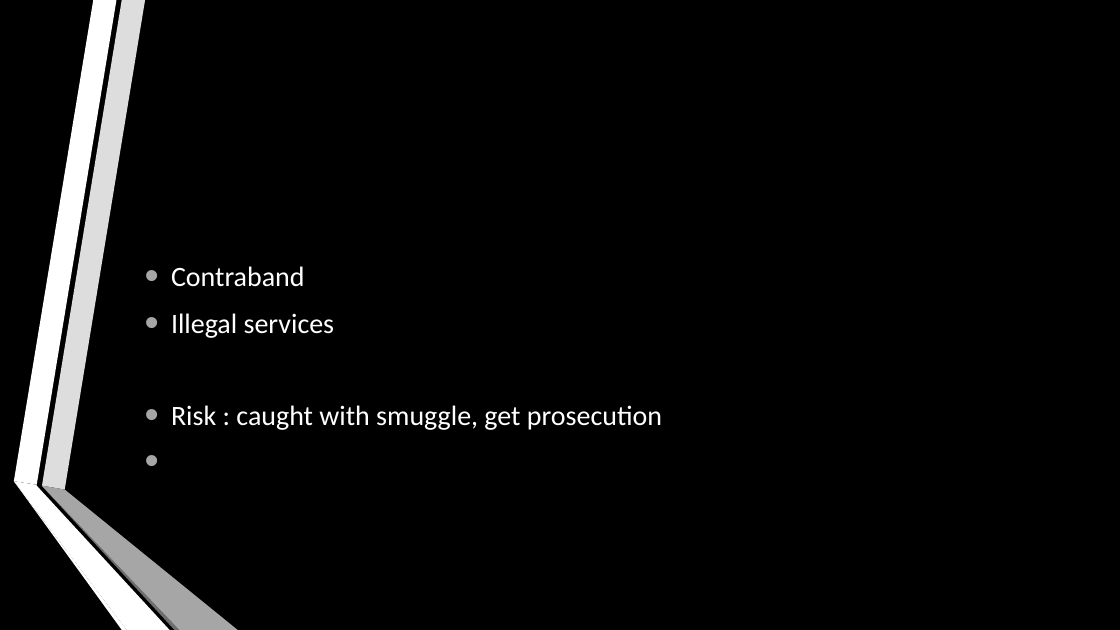
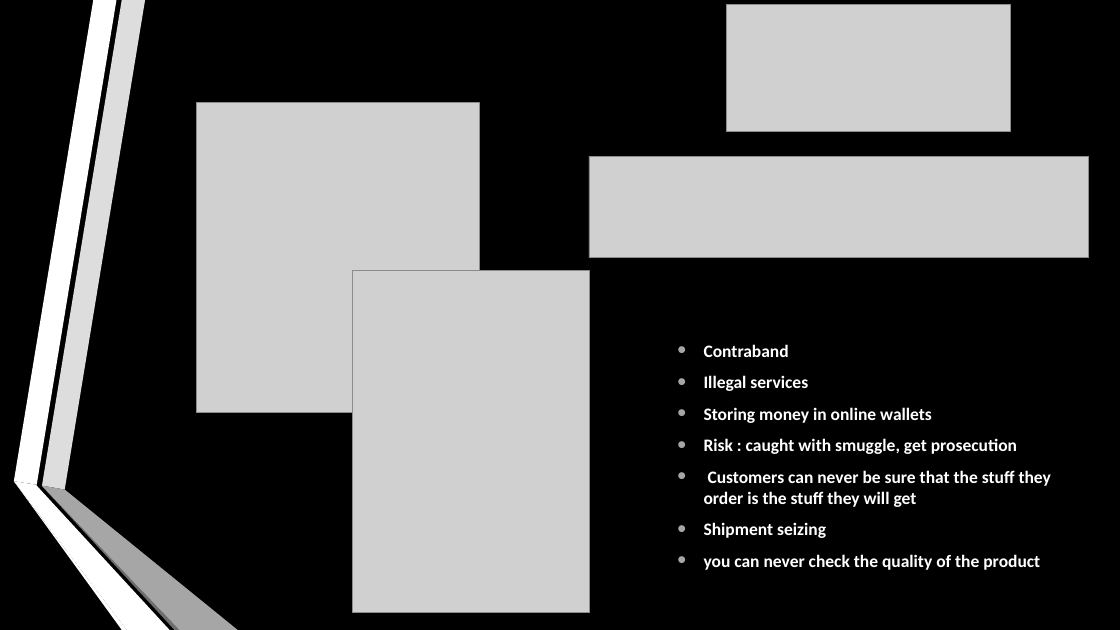
Before and after one commit to Sam-Litz/Info-BTS-SN-IR, a slide deck: slide 5 of BTS 1er année/Anglais/Dark Net/Concept of the DarkNet.pptx (slide 6 before the commit). Drawn at 1120x630 pixels with LibreOffice and Linux fonts; fonts in the diff are those of the drawing; grey boxes stand for pictures; background and template pictures are left out. Boxes give left, top, right and bottom in pixels: in the first picture for what was removed or moved away, otherwise in the second. Text is boxed around its words. In the diff, an @@ line names an element or a change of style, - is before the commit and + after.

```diff
--- a/BTS 1er année/Anglais/Dark Net/Concept of the DarkNet.pptx
+++ b/BTS 1er année/Anglais/Dark Net/Concept of the DarkNet.pptx
@@ picture added at (727, 4, 1011, 132) @@
@@ picture added at (197, 103, 480, 413) @@
@@ picture added at (589, 156, 1089, 258) @@
@@ picture added at (352, 271, 589, 613) @@
@@ text "Contraband": place and size @@
-text "Contraband" at (171, 266, 662, 430)
+text "Contraband" at (704, 344, 1051, 570)
@@ text at (704, 344, 1017, 454): size 24 to 15 pt, bold on in "Contraband", "Illegal services", "Risk : caught with smuggle, get prosecution"; less space between paragraphs @@
@@ text at (704, 407, 932, 423): paragraph added @@
+• Storing money in online wallets
@@ text at (704, 470, 1051, 570): paragraphs added @@
+• Customers can never be sure that the stuff they order is the stuff they will get
+• Shipment seizing
+• you can never check the quality of the product
```
Also in this commit, not shown: 3 other slides changed, 2 slides added, 1 slide removed.
